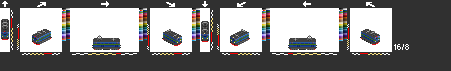
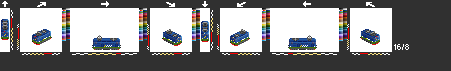
Two versions of the same layered image (451x71). Layer-by-layer changes:
added layer "hctor1" above "tågab1" over [1, 34, 380, 49]
hid "tågab1", painted on it over [1, 19, 380, 49]
